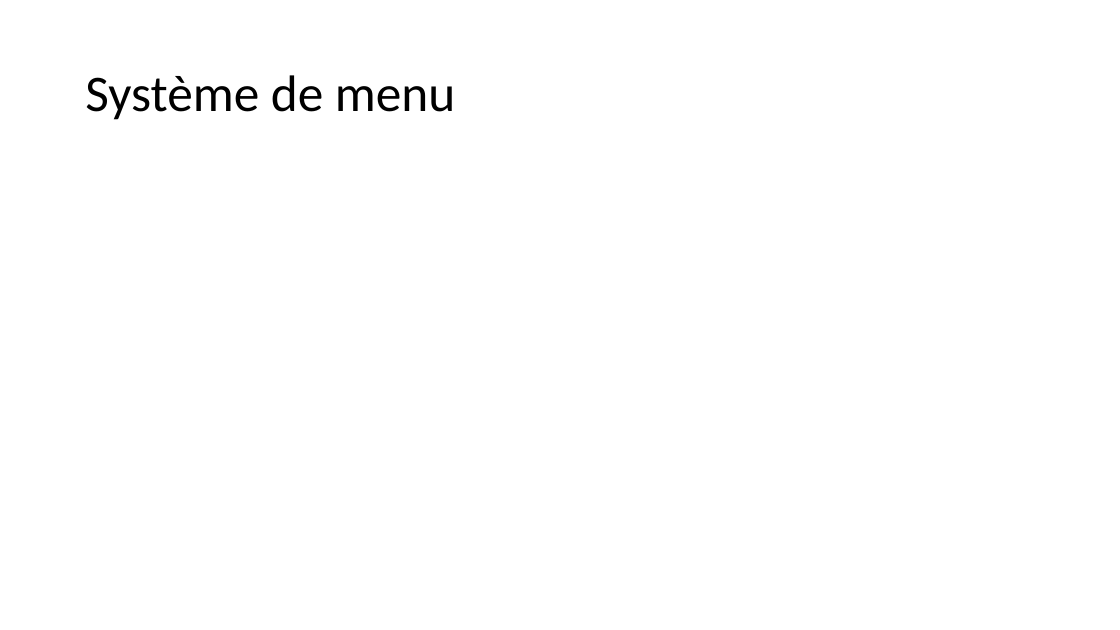
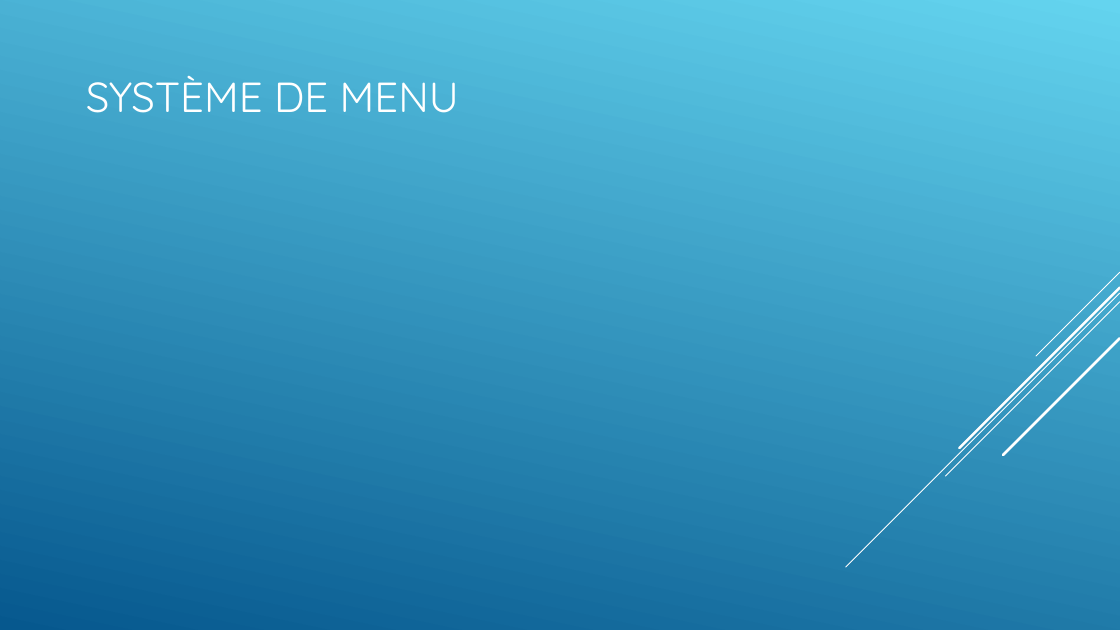
Before and after one commit to AlexandrEpita/Bizarre-Chess-Adventure, a slide deck: slide 6 of diapo soutenance.odp (slide 8 before the commit). Drawn at 1120x630 pixels with LibreOffice and Linux fonts; fonts in the diff are those of the drawing. Boxes give left, top, right and bottom in pixels: in the first picture for what was removed or moved away, otherwise in the second. Text is boxed around its words. In the diff, an @@ line names an element or a change of style, - is before the commit and + after.

```diff
--- a/diapo soutenance.odp
+++ b/diapo soutenance.odp
@@ background #FFFFFF to gradient #64D4EF to #06588E @@
@@ title at (86,76,459,113): text changed; size 44 to 36 pt; font Calibri to Quicksand; text colour #000000 to #FFFFFF @@
-Système de menu
+SYSTÈME DE MENU
@@ group added at (846,272,1120,567): 5 lines @@
```
Also in this commit, not shown: 9 other slides changed, 3 slides added.
